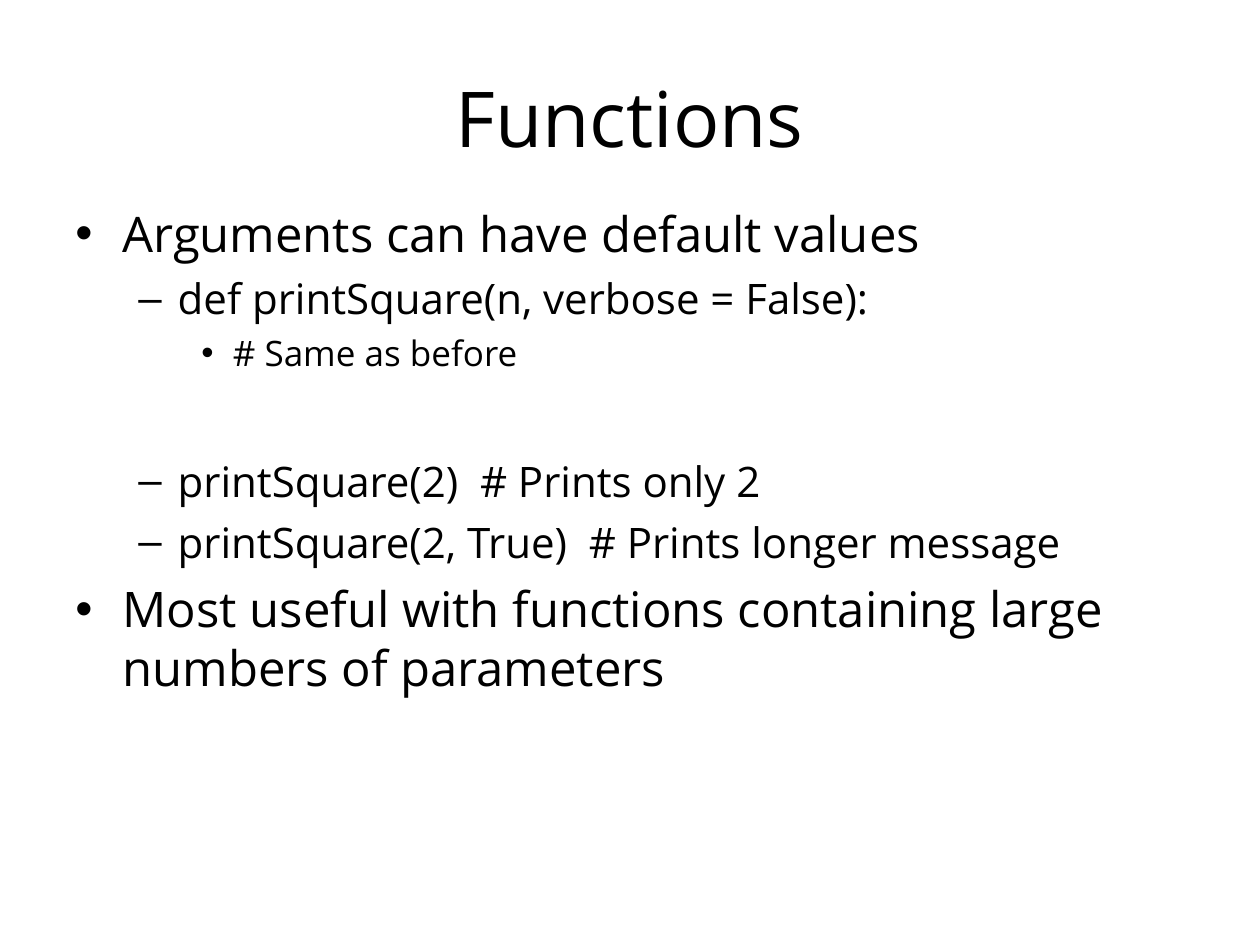
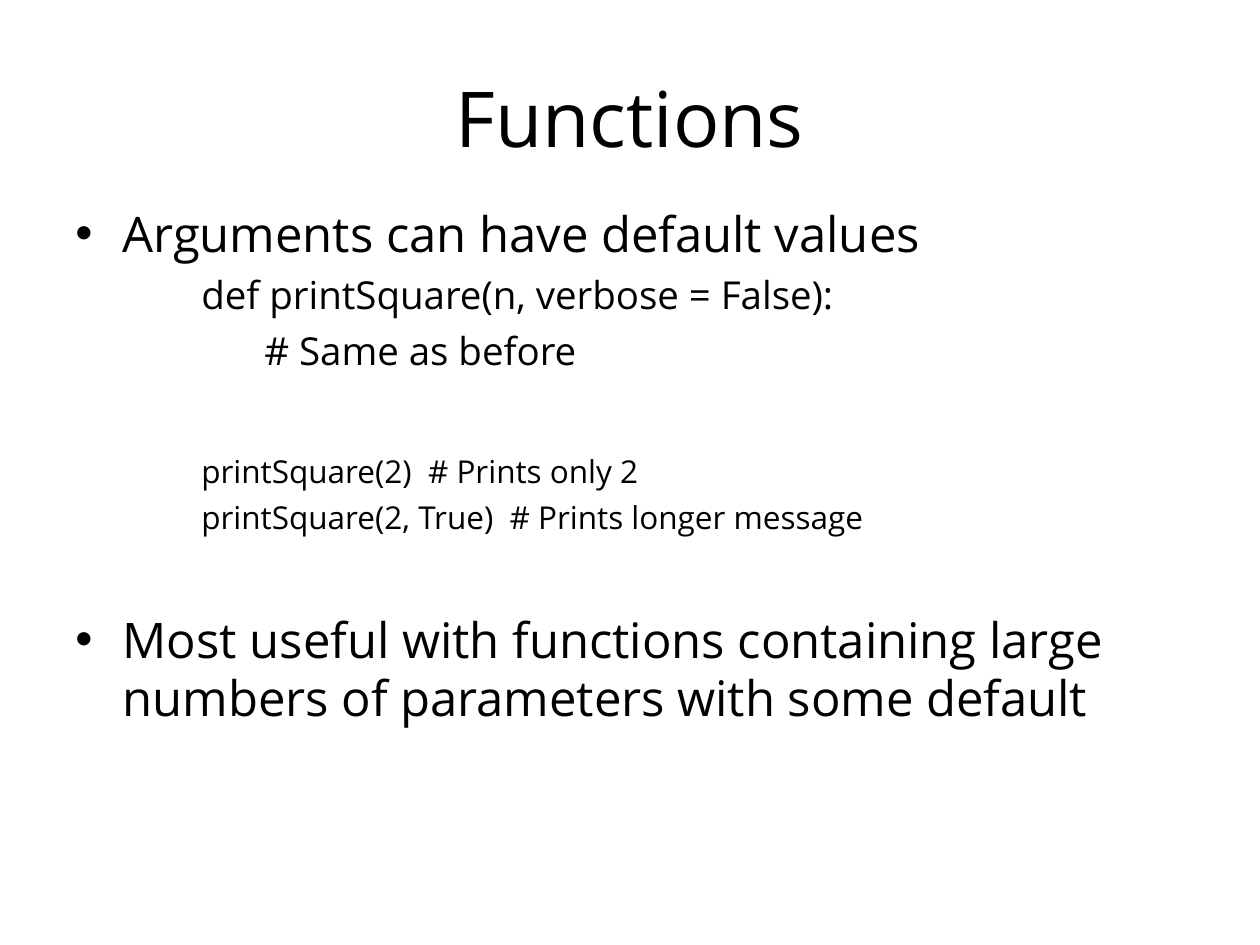
Before and after one commit to mantidproject/documents, a slide deck: slide 48 of Presentations/Introduction to Python/Introduction to Python.ppt (slide 43 before the commit). Drawn at 1260x945 pixels with LibreOffice and Linux fonts; fonts in the diff are those of the drawing; background and template pictures are left out. Boxes give left, top, right and bottom in pixels: in the first picture for what was removed or moved away, otherwise in the second. Text is boxed around its words. In the diff, an @@ line names an element or a change of style, - is before the commit and + after.

```diff
--- a/Presentations/Introduction to Python/Introduction to Python.ppt
+++ b/Presentations/Introduction to Python/Introduction to Python.ppt
@@ text at (201, 279, 863, 537): size 24 to 22 pt in "def printSquare(n, verbose = False):"; size 20 to 22 pt in "# Same as before"; size 24 to 18 pt in "printSquare(2) # Prints only 2", "printSquare(2, True) # Prints longer message"; bullet – to none; list level 2 to 3 in "def printSquare(n, verbose = False):"; bullet • to none; list level 3 to 4 in "# Same as before"; list level 2 to 3 in "printSquare(2) # Prints only 2"; list level 2 to 3 in "printSquare(2, True) # Prints longer ..." @@
@@ text at (123, 620, 1102, 728): text changed @@
-• Most useful with functions containing large numbers of parameters
+• Most useful with functions containing large numbers of parameters with some default
```
Also in this commit, not shown: 42 other slides changed, 8 slides added, 7 slides removed, 3 other files.
